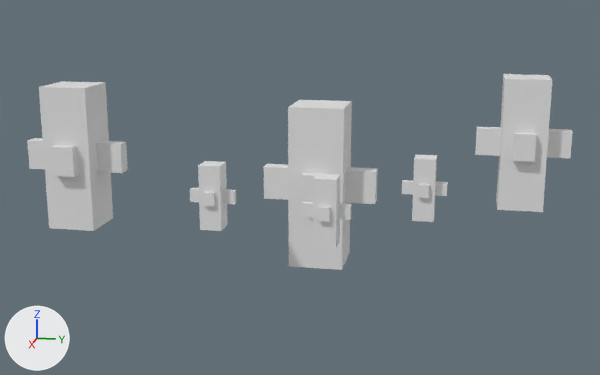
A saved change to the glTF model public/3d/states.glb.
Both versions are drawn from a 50 mm camera at (64.3, 11.2, 22.3) aimed at (-3.4, -2.3, 5.3). Arrows for +X, +Y and +Z are at lower left; the lights stay in place. The older version comes first. Where no turn or scale is listed for an object, it has been applied to the vertices.

The first picture shows 'bad.001', 'bad.002', 'best', 'best.001', 'best.002', 'best.003', 'best.004', 'best.005', 'normal', 'normal.001', 'normal.002' and 7 more.
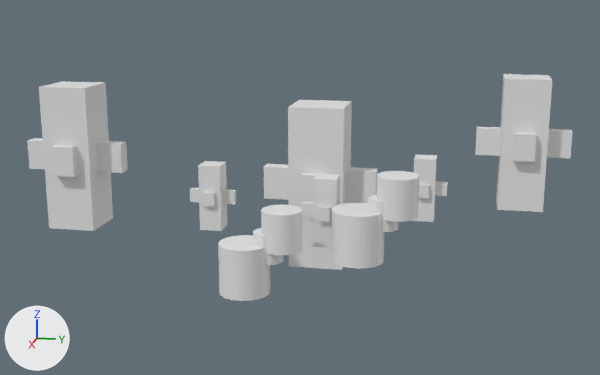
Where the change shows, as pixel boxes [x1, y1, x2, y2] in the pictures (600 x 375 px):
'low', added: after [332, 203, 384, 269]
'low.001', added: after [218, 235, 270, 301]
'mid', added: after [377, 171, 419, 222]
'mid.001', added: after [261, 204, 302, 255]
'high', added: after [368, 194, 399, 232]
'high.001', added: after [253, 228, 284, 265]

What changed in the scene script:
```text
Add me_cylinder_005:
    me_cylinder_005.from_pydata(...)  # a 32-sided cylinder along z spanning x -1.35..1.35, y -1.35..1.35, z -1.35..1.35
Add me_cylinder_006:
    me_cylinder_006.from_pydata(...)  # a 32-sided cylinder along z spanning x -1.72..1.72, y -1.72..1.72, z -1.72..1.72
Add me_cylinder_004:
    me_cylinder_004.from_pydata(...)  # a 32-sided cylinder along z spanning x -1.0..1.0, y -1.0..1.0, z -1.0..1.0
Add ob_mid_001:
    ob_mid_001 = bpy.data.objects.new('mid.001', me_cylinder_005)
    ob_mid_001.location = (12.82, -0.32, 6.49)
Add ob_low_001:
    ob_low_001 = bpy.data.objects.new('low.001', me_cylinder_006)
    ob_low_001.location = (13.25, -2.79, 3.83)
Add ob_high_001:
    ob_high_001 = bpy.data.objects.new('high.001', me_cylinder_004)
    ob_high_001.location = (12.94, -1.21, 5.33)
Add ob_mid:
    ob_mid = bpy.data.objects.new('mid', me_cylinder_005.copy())
    ob_mid.location = (12.0, 7.16, 8.95)
Add ob_low:
    ob_low = bpy.data.objects.new('low', me_cylinder_006.copy())
    ob_low.location = (12.43, 4.69, 6.29)
Add ob_high:
    ob_high = bpy.data.objects.new('high', me_cylinder_004.copy())
    ob_high.location = (12.11, 6.27, 7.79)
```
